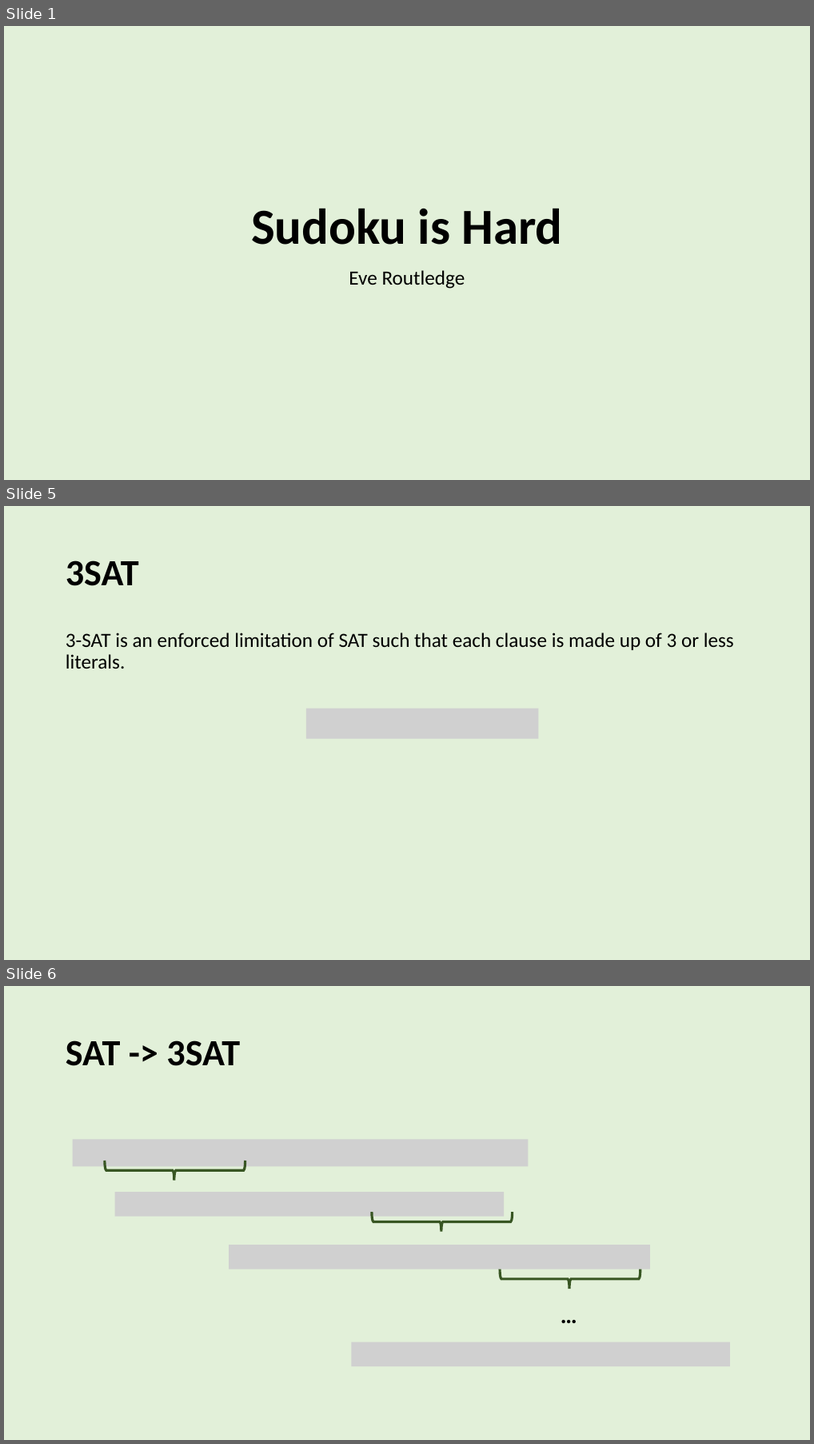
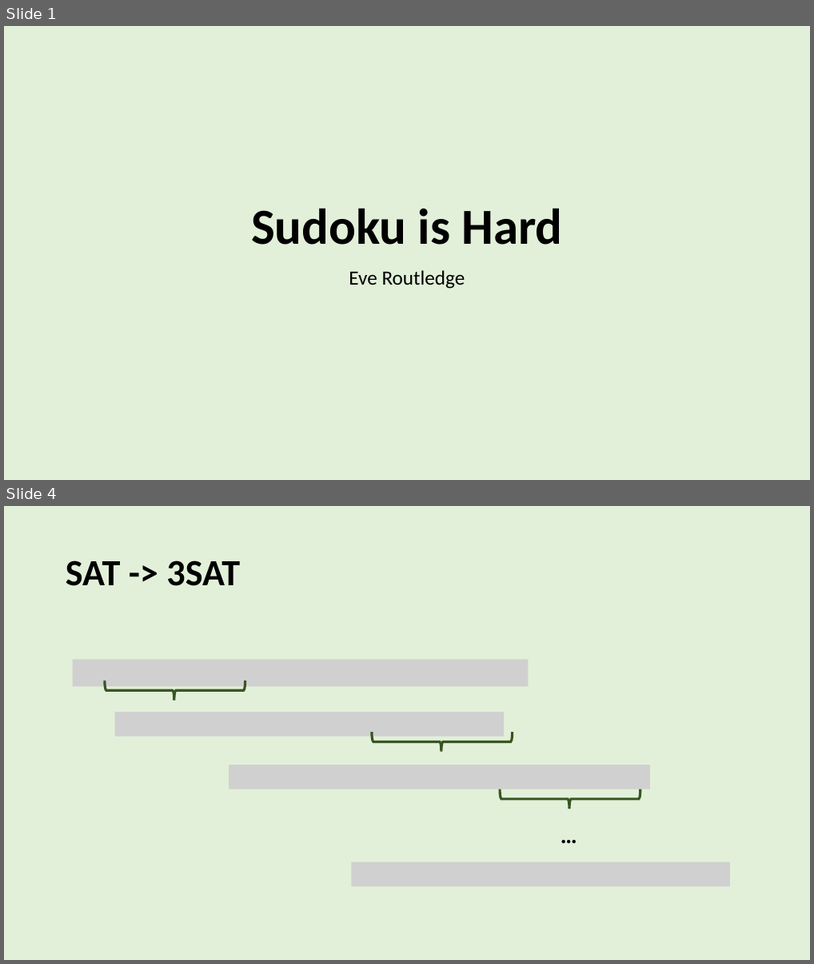
Before and after one commit to EveRoutledge/sudoku, a slide deck: Presentation/PresentationV2.pptx. Shown one above the other, each under a label of ours: slides 1, 5 and 6 before the commit, slides 1 and 4 after it; the slides between them are not shown. The pictures are 814x1444 and 814x964 pixels, drawn with LibreOffice and Linux fonts; fonts in the diff are those of the drawing; grey boxes stand for pictures; background and template pictures are left out. Boxes give left, top, right and bottom in pixels: in the first picture for what was removed or moved away, otherwise in the second. Text is boxed around its words. In the diff, an @@ line names an element or a change of style, - is before the commit and + after.

```diff
--- a/Presentation/PresentationV2.pptx
+++ b/Presentation/PresentationV2.pptx
@@ slide 5 removed at (4, 506, 810, 960), background #E2F0D9 @@
@@ title removed at (66, 560, 139, 586) @@
-3SAT
@@ text removed at (66, 632, 734, 668) @@
-3-SAT is an enforced limitation of SAT such that each clause is made up of 3 or less literals.
@@ picture removed at (306, 708, 538, 738) @@
@@ what was slide 6 is now slide 4 @@
```
Also in this commit, not shown: 2 slides changed, 1 other slide removed, 7 other files.
